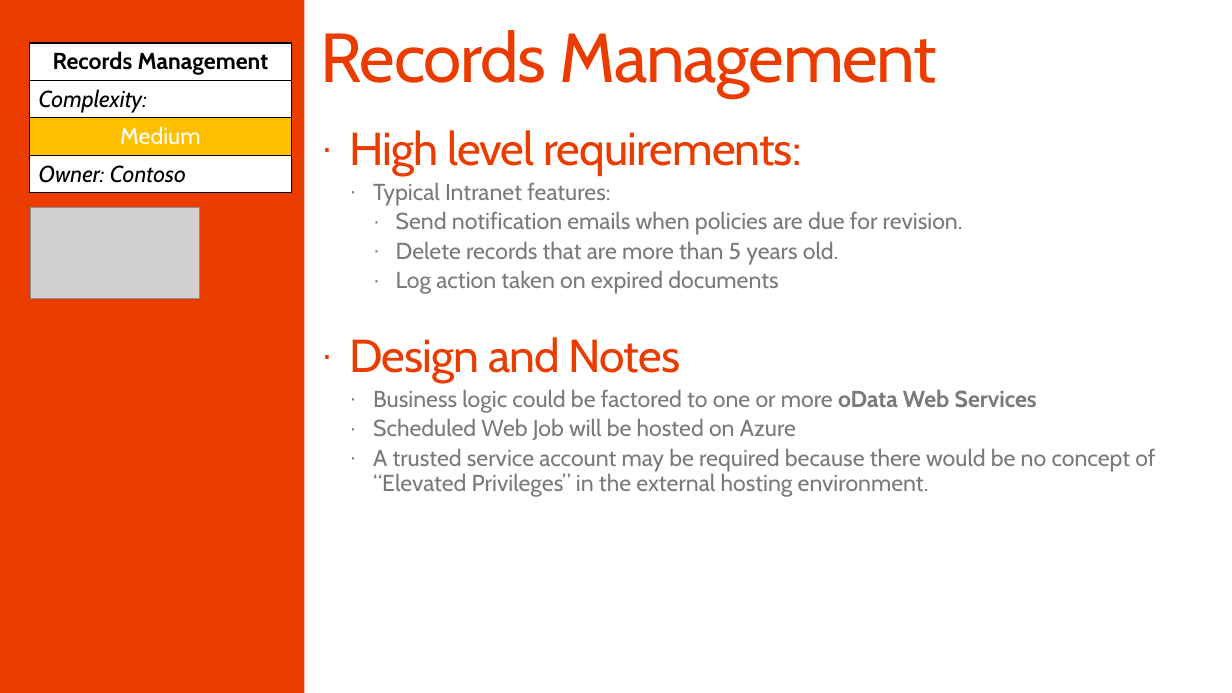
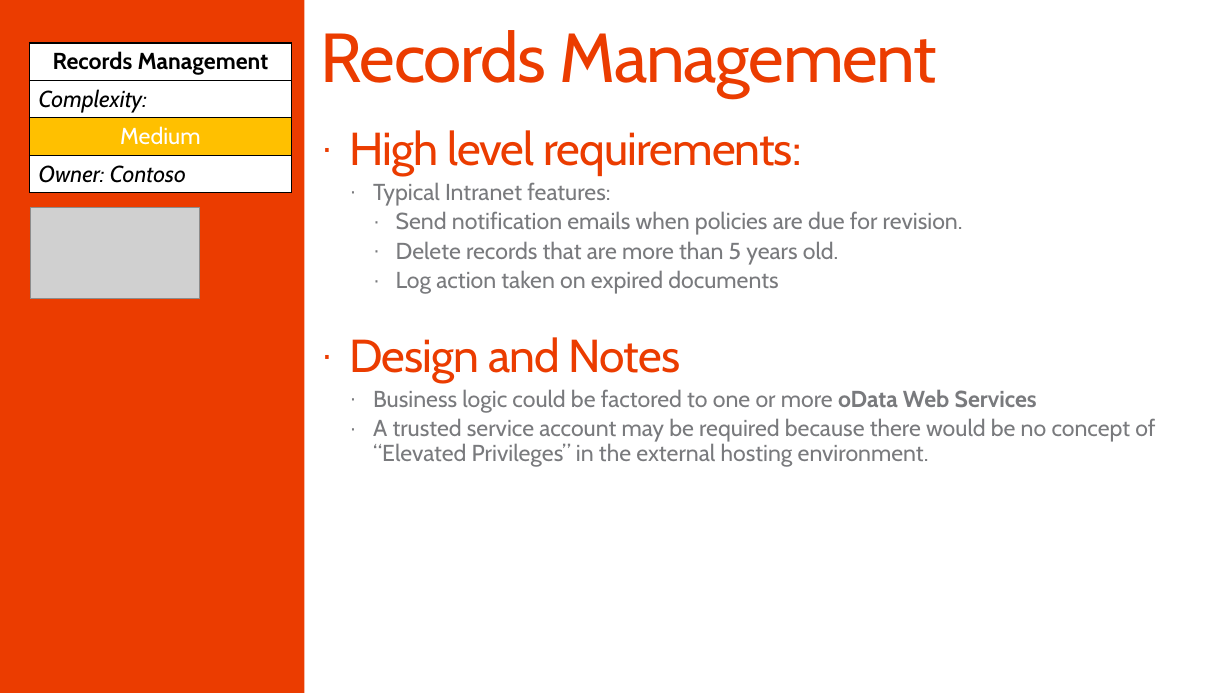
Before and after one commit to SharePoint/PnP-Guidance, a slide deck: slide 13 of PnP Transformation Process/Samples/PnP Transformation - Solution Design Report - Contoso.pptx. Drawn at 1232x693 pixels with LibreOffice and Linux fonts; fonts in the diff are those of the drawing; grey boxes stand for pictures; background and template pictures are left out. Boxes give left, top, right and bottom in pixels: in the first picture for what was removed or moved away, otherwise in the second. Text is boxed around its words. In the diff, an @@ line names an element or a change of style, - is before the commit and + after.

```diff
--- a/PnP Transformation Process/Samples/PnP Transformation - Solution Design Report - Contoso.pptx
+++ b/PnP Transformation Process/Samples/PnP Transformation - Solution Design Report - Contoso.pptx
@@ text at (373, 418, 796, 440): paragraph removed @@
-  · Scheduled Web Job will be hosted on Azure
```
Also in this commit, not shown: 2 other slides changed, 3 other files.
